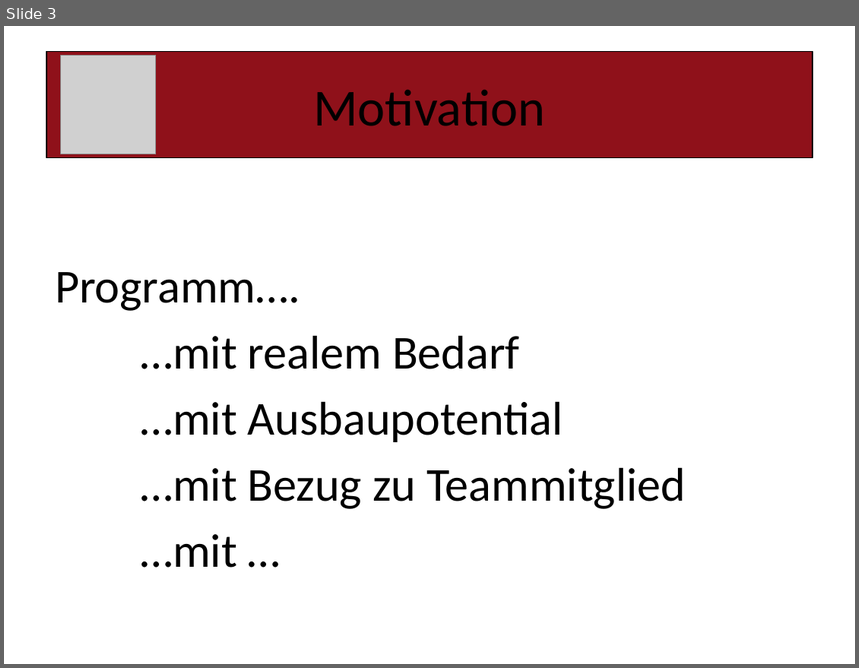
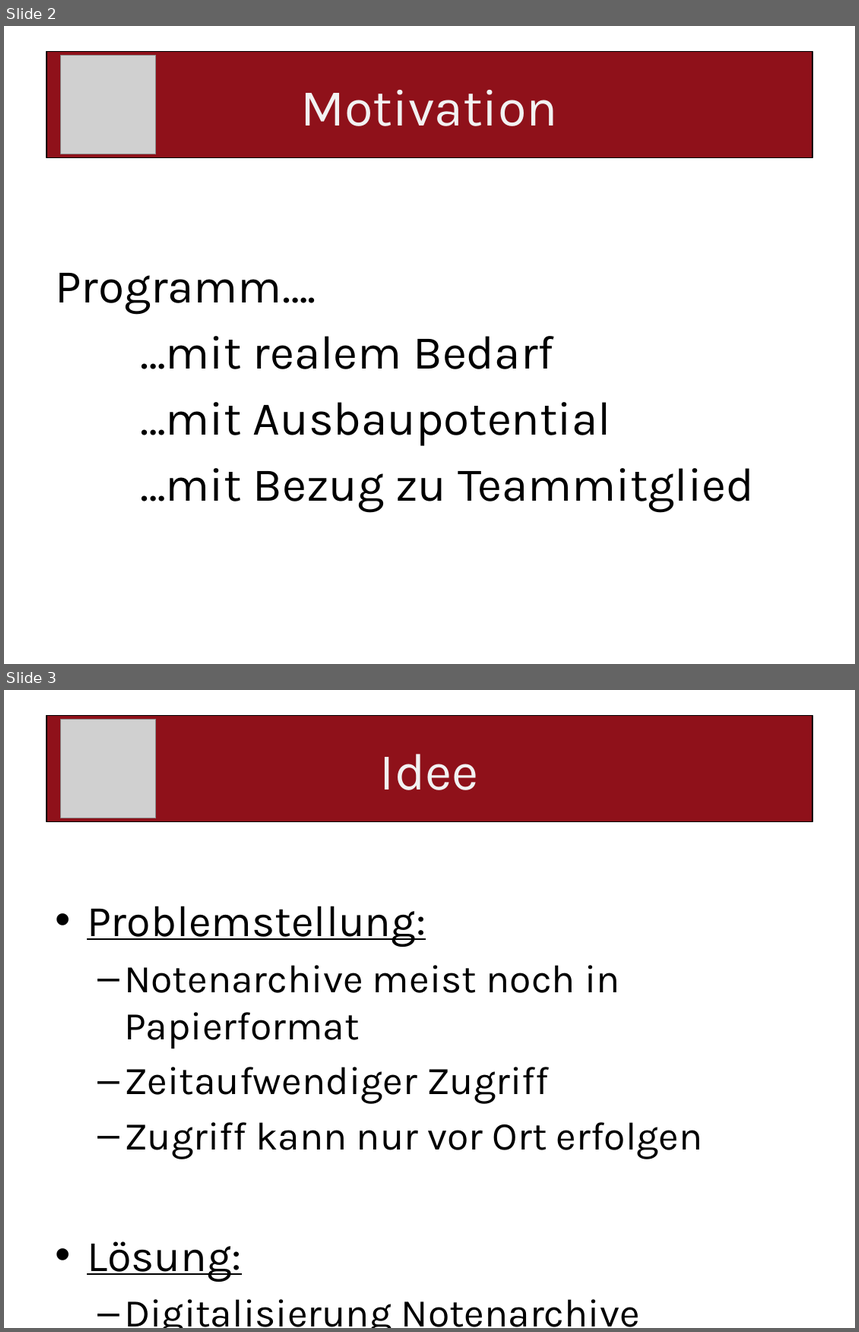
Before and after one commit to paulisch/archivist, a slide deck: Documentation/ProjectDocumentation/Presentation.pptx. Shown one above the other, each under a label of ours: slide 3 before the commit, slides 2 and 3 after it. The pictures are 859x668 and 859x1332 pixels, drawn with LibreOffice and Linux fonts; fonts in the diff are those of the drawing; grey boxes stand for pictures. Boxes give left, top, right and bottom in pixels: in the first picture for what was removed or moved away, otherwise in the second. Text is boxed around its words. In the diff, an @@ line names an element or a change of style, - is before the commit and + after.

```diff
--- a/Documentation/ProjectDocumentation/Presentation.pptx
+++ b/Documentation/ProjectDocumentation/Presentation.pptx
@@ slide 3 added at (x1=4, y1=690, x2=855, y2=1328), background #FFFFFF @@
@@ title added at (x1=47, y1=716, x2=813, y2=822), fill #8F111A, outline #000000 1 pt, 44 pt, text #F2F2F2 @@
+Idee
@@ picture added at (x1=61, y1=719, x2=156, y2=818) @@
@@ text added at (x1=87, y1=906, x2=703, y2=1328), 33.3 pt, text #000000 @@
+• Problemstellung:
+  – Notenarchive meist noch in Papierformat
+  – Zeitaufwendiger Zugriff
+  – Zugriff kann nur vor Ort erfolgen
+• Lösung:
+  – Digitalisierung Notenarchive
@@ what was slide 3 is now slide 2 @@
@@ slide 2 changed as well @@
@@ title "Motivation" at (x1=47, y1=52, x2=813, y2=158): font Calibri to Karla, text colour #000000 to #F2F2F2 @@
@@ text "Programm…." at (x1=55, y1=273, x2=755, y2=512): font Calibri to Karla @@
@@ text at (x1=140, y1=534, x2=237, y2=568): paragraph removed @@
-…mit …
```
Also in this commit, not shown: 8 other slides changed, 4 other slides added, 2 slides removed, 1 other file.
